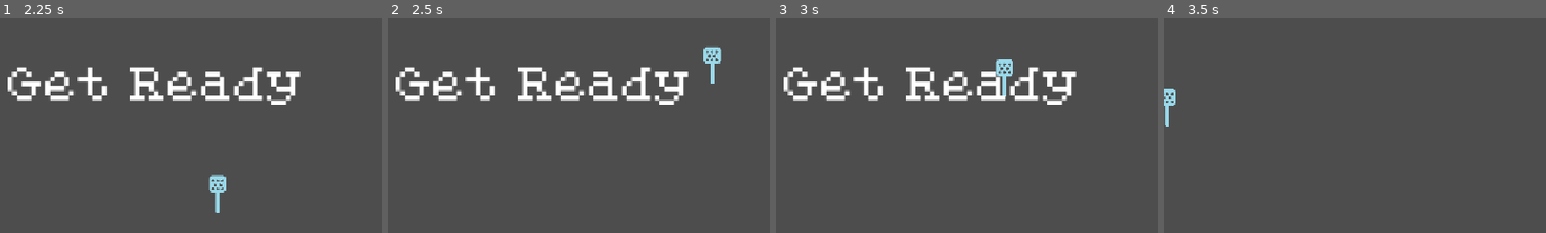
Above: before the commit, frames 1-4 (left to right).
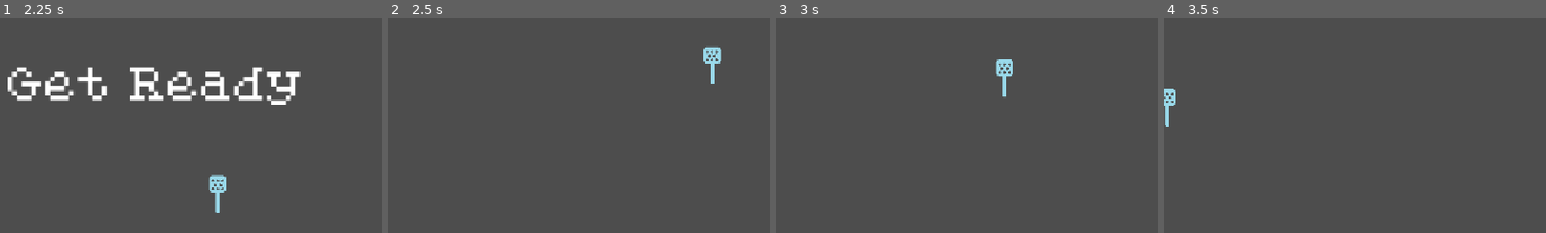
Above: after the commit, the same moments.

Repository: Evenwood/godotgamejame84
Game: Godot game, scene res://gui/title.tscn
Two runs of this game, one before a commit and one after it. Both use one fixed random seed, a clock stepped at 60 frames per second and the inputs below.
Inputs (mouse positions are % of the whole screen's width and height, from its top left):
- Up to frame 1 (2.25 s): click "Start" at 0.5 s; click "Start" at 1.25 s; tap Enter at 2 s; move the mouse to (72, 45) at 2.02 s; click (72, 45) at 2.1 s
- Up to frame 2 (2.5 s): no input
- Up to frame 3 (3 s): tap Space at 2.75 s; move the mouse to (30, 55) at 2.77 s; click (30, 55) at 2.85 s
- Up to frame 4 (3.5 s): no input
The pictures show only the part of the screen within x 30-80%, y 34-84%; the shares and areas given below are measured in that part.

Frame 1 is identical in both runs. In frame 2, 4.7% of the frame differs, in the area x 2-79%, y 22-41%; in frame 3, 4.7%; in frame 4, nothing differs.

Commit message:
End game now shows stat screen and gives option to continue play, restart, or exit

Diff:
--- a/gamejam84/Main.tscn
+++ b/gamejam84/Main.tscn
@@ -88,3 +88,5 @@
 [connection signal="timeout" from="StartTimer" to="." method="_on_start_timer_timeout"]
 [connection signal="start_game" from="HUD" to="." method="new_game"]
 [connection signal="resume_from_pause" from="Pause" to="." method="_on_resume_from_pause"]
+[connection signal="continue_game" from="Stats" to="." method="_on_stats_continue_game"]
+[connection signal="restart_game" from="Stats" to="." method="_on_stats_restart_game"]
--- a/gamejam84/core.gd
+++ b/gamejam84/core.gd
@@ -21,3 +21,10 @@
 	score += CRITTER_SQUISH_POINTS * critters_squished
 	score += COLLECT_POWER_UP_POINTS * power_ups_collected
 	return score
+
+func reset_state() -> void:
+	critters_squished = 0
+	power_ups_collected = 0
+	num_swats = 0
+	successful_swats = 0
+	time_elapsed = 1
--- a/gamejam84/hud.tscn
+++ b/gamejam84/hud.tscn
@@ -65,7 +65,6 @@
 text = "Start"
 
 [node name="MessageTimer" type="Timer" parent="."]
-wait_time = 2.0
 one_shot = true
 
 [connection signal="pressed" from="StartButton" to="." method="_on_start_button_pressed"]
--- a/gamejam84/main.gd
+++ b/gamejam84/main.gd
@@ -30,8 +30,8 @@
 	if(game_active):
 		update_score()
 		stats.update_stats()
-	if Input.is_action_just_pressed("escape"):
-		processPause()
+	if (game_active && Input.is_action_just_pressed("escape")):
+		process_pause()
 	if(game_active && paused != true && Input.is_action_just_pressed("swat")):
 		Core.num_swats += 1
 
@@ -46,6 +46,9 @@
 func new_game():
 	score = 0
 	time = 0
+	reset_game_state()
+
+func reset_game_state() -> void:
 	$HUD.update_score(score)
 	$HUD.update_time(time)
 	$HUD.show_message("Get Ready")
@@ -111,7 +114,7 @@
 	freeze_critters()
 	$ScoreTimer.stop()
 	update_score()
-	Engine.time_scale = 0.0
+	Engine.time_scale = 0
 	$Pause.show()
 
 
@@ -124,12 +127,35 @@
 	Engine.time_scale = 1
 
 
-func processPause() -> void:
+func process_pause() -> void:
 	if(paused):
 		unpause()
 	else:
 		pause()
 
+func process_end_game() -> void:
+	game_active = false
+	$ScoreTimer.stop()
+	$MobTimer.stop()
+	var critters = get_tree().get_nodes_in_group("critters")
+	for c in critters:
+		c.queue_free()
+	$HUD.show_message("Time's Up!")
+	await get_tree().create_timer(1.0).timeout
+	Engine.time_scale = 0
+	update_score()
+	stats.update_stats()
+	stats.show()
+
+func process_continue() -> void:
+	Engine.time_scale = 1
+	time = 0
+	reset_game_state()
+
+func process_restart() -> void:
+	Core.reset_state()
+	Engine.time_scale = 1
+	new_game()
 
 func update_score() -> void:
 	score = Core.calculate_score()
@@ -141,7 +167,8 @@
 	Core.time_elapsed += 1
 	$HUD.update_time(time)
 	if(time >= Core.TIME_LIMIT):
-		game_over()
+		process_end_game()
+
 
 
 func _on_start_timer_timeout() -> void:
@@ -164,4 +191,12 @@
 
 
 func _on_resume_from_pause() -> void:
-	processPause()
+	process_pause()
+
+
+func _on_stats_continue_game() -> void:
+	process_continue()
+
+
+func _on_stats_restart_game() -> void:
+	process_restart()
